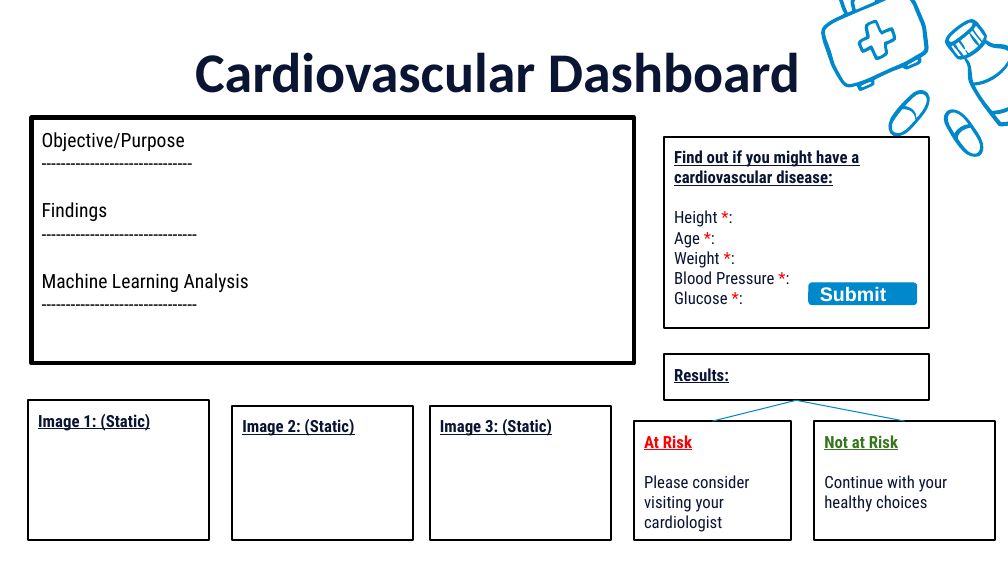
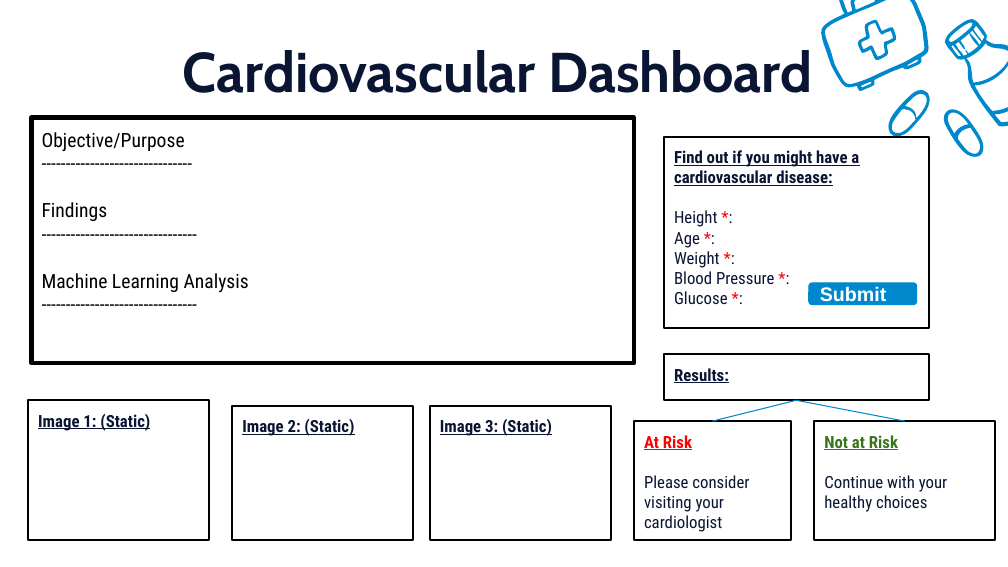
Before and after one commit to enrique-bustamante/Group2_Cardiovascular_Project, a slide deck: slide 8 of CardiovascularDiseasePresentation.pptx (slide 6 before the commit). Drawn at 1008x567 pixels with LibreOffice and Linux fonts; fonts in the diff are those of the drawing. Boxes give left, top, right and bottom in pixels: in the first picture for what was removed or moved away, otherwise in the second. Text is boxed around its words. In the diff, an @@ line names an element or a change of style, - is before the commit and + after.

Commit message:
Updating Interactive Features of Dashboard

```diff
--- a/CardiovascularDiseasePresentation.pptx
+++ b/CardiovascularDiseasePresentation.pptx
@@ title "Cardiovascular Dashboard" at box(183, 50, 813, 93): font Calibri to Cabin @@
```
Also in this commit, not shown: 7 other slides changed, 8 slides added, 3 slides removed.
